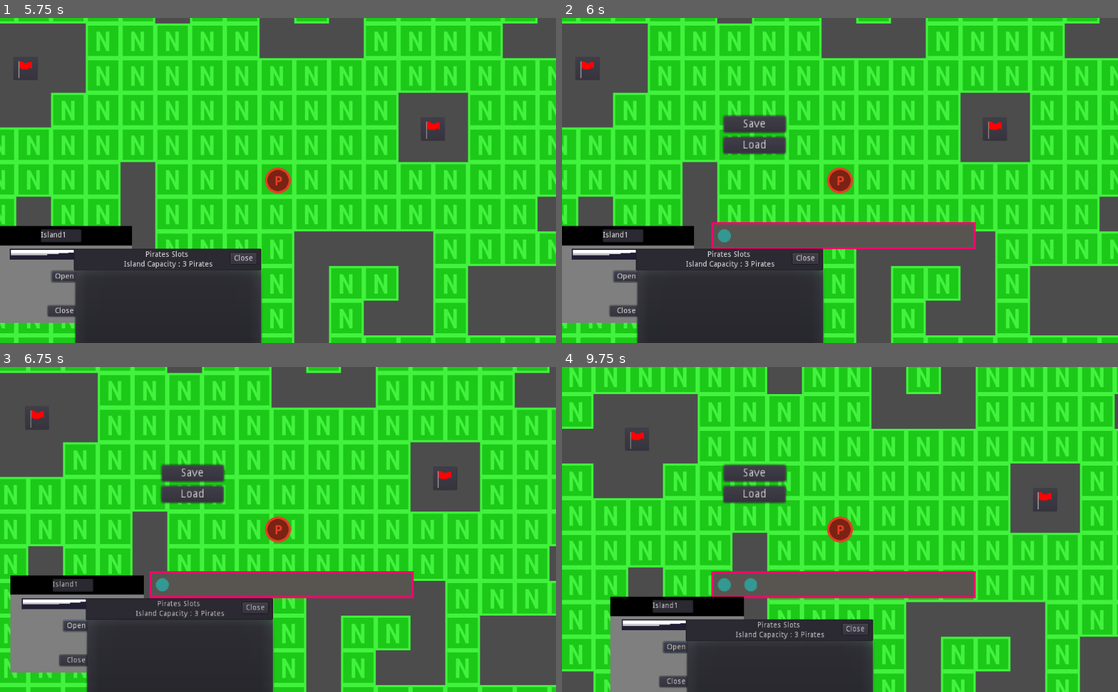
Above: before the commit, frames 1-4 (two rows, left to right).
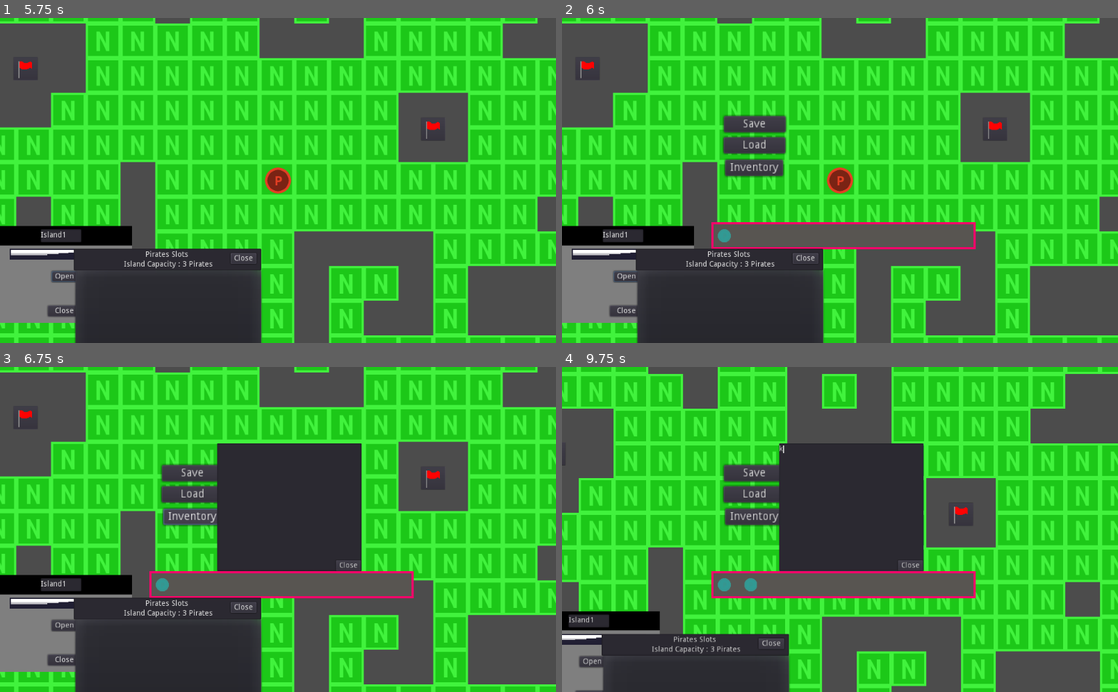
Above: after the commit, the same moments.

Repository: Escandiuzzi/PirateGodotProject
Game: Godot game, scene res://World.tscn
Same seed, same stepped clock (60 frames per second), same inputs: the game is played once before the commit and once after it.
Inputs (mouse positions are in pixels of both pictures, inside the frame that each line leads up to):
- Up to frame 1 (5.75 s): click (72, 268) at 0.52 s; click "Open" at 1.25 s; click (72, 268) at 2.02 s; click "Open" at 2.75 s; click (72, 268) at 3.52 s; click "Open" at 4.25 s; tap Enter at 5 s; move the mouse to (400, 164) at 5.02 s; hold K (key_k) from 5.03 s (still down)
- Up to frame 2 (6 s): tap Space at 5.75 s; move the mouse to (728, 196) at 5.77 s; release K (key_k) at 5.78 s; tap V (key_v) at 5.85 s
- Up to frame 3 (6.75 s): click (194, 516) at 6.5 s, where only the run after the commit has a clickable "Inventory"
- Up to frame 4 (9.75 s): click (756, 516) at 7.25 s, where only the run after the commit has a clickable "Inventory"; click (756, 516) at 8 s, where only the run after the commit has a clickable "Inventory"; tap Enter at 8.75 s; move the mouse to (895, 458) at 8.77 s; press the mouse at (895, 458) at 8.78 s; move the mouse to (812, 594) at 9.52 s; release the mouse at (812, 594) at 9.53 s; tap K (key_k) at 9.6 s

Frame 1 is identical in both runs. In frame 2, 0.6% of the frame differs, in the area x 29-40%, y 43-50%; in frame 3, 34%; in frame 4, 64%, in the area x 0-100%, y 0-100%.

Commit message:
Added inventory

Diff:
--- a/Island.gd
+++ b/Island.gd
@@ -1,6 +1,7 @@
 extends Node2D
 
 signal on_timer_change(time_left);
+signal send_player_reward(player_reward);
 
 export(int) var miningTime;
 export(int) var islandSize;
@@ -107,10 +108,10 @@
 
 func _on_CollectButton_pressed():
 	rewardMenu.hide();
+
 	pass # Replace with function body.
 
 func _getRewards():
-
 	var rewardN = randi() % 9 + 1;
 	for i in range(rewardN):
 		rewards.append(null);
@@ -134,4 +135,5 @@
 	for i in range(rewardN):
 		rewardText.text += rewards[i];
 		rewardText.text += "\n";
+	emit_signal("send_player_reward", rewards);
 	pass;
--- a/Island.tscn
+++ b/Island.tscn
@@ -19,6 +19,7 @@
 text = "Open"
 
 [node name="PopupMenu" type="PopupMenu" parent="."]
+editor/display_folded = true
 margin_right = 348.0
 margin_bottom = 206.0
 script = ExtResource( 2 )
@@ -177,6 +178,7 @@
 script = ExtResource( 4 )
 
 [node name="RewardMenu" type="PopupMenu" parent="."]
+editor/display_folded = true
 margin_left = 68.0
 margin_right = 306.0
 margin_bottom = 133.0
--- a/Player.gd
+++ b/Player.gd
@@ -12,6 +12,7 @@
 var path;
 var crewCount = 0;
 var crew = [];
+var inventory = [];
 
 var slot_positions = [
 Vector2(-450, 0),
@@ -147,8 +148,12 @@
 func _on_SaveButton_pressed():
 	_saveData();
 	pass;
-
-
 func _on_LoadButton_pressed():
 	_readData();
 	pass;
+func _on_Island_send_player_reward(player_reward):
+	inventory = player_reward;
+	pass ;
+func _get_inventory():
+	return inventory;
+	pass;
--- /dev/null
+++ b/TextEdit.gd
@@ -0,0 +1,31 @@
+extends TextEdit
+
+# Declare member variables here. Examples:
+# var a = 2
+# var b = "text"
+
+var player;
+
+# Called when the node enters the scene tree for the first time.
+func _ready():
+	player = get_tree().get_root().get_node("World/Player");
+	pass # Replace with function body.
+
+# Called every frame. 'delta' is the elapsed time since the previous frame.
+#func _process(delta):
+#	pass
+
+
+func _on_Button_pressed():
+	self.hide();
+	pass # Replace with function body.
+
+
+func _on_InventoryButton_pressed():
+	self.show();
+	var invent = player._get_inventory();
+
+	for i in range(invent.size()):
+		text += invent[i];
+		text += "\n";
+	pass # Replace with function body.
--- a/World.tscn
+++ b/World.tscn
@@ -1,19 +1,19 @@
-[gd_scene load_steps=12 format=2]
+[gd_scene load_steps=13 format=2]
 
 [ext_resource path="res://World.gd" type="Script" id=1]
 [ext_resource path="res://NavigationMap.tscn" type="PackedScene" id=2]
 [ext_resource path="res://Player.tscn" type="PackedScene" id=3]
 [ext_resource path="res://Sprite/placeholder.png" type="Texture" id=4]
-[ext_resource path="res://Flag.tscn" type="PackedScene" id=5]
-[ext_resource path="res://Sprite/back.png" type="Texture" id=6]
-[ext_resource path="res://Island.tscn" type="PackedScene" id=7]
-[ext_resource path="res://Sprite/mine_bar/layer_1.png" type="Texture" id=8]
-[ext_resource path="res://Sprite/mine_bar/layer_3.png" type="Texture" id=9]
-[ext_resource path="res://Sprite/mine_bar/layer_2.png" type="Texture" id=10]
-[ext_resource path="res://MineProgress.gd" type="Script" id=11]
+[ext_resource path="res://TextEdit.gd" type="Script" id=5]
+[ext_resource path="res://Flag.tscn" type="PackedScene" id=6]
+[ext_resource path="res://Sprite/back.png" type="Texture" id=7]
+[ext_resource path="res://Island.tscn" type="PackedScene" id=8]
+[ext_resource path="res://Sprite/mine_bar/layer_1.png" type="Texture" id=9]
+[ext_resource path="res://Sprite/mine_bar/layer_3.png" type="Texture" id=10]
+[ext_resource path="res://Sprite/mine_bar/layer_2.png" type="Texture" id=11]
+[ext_resource path="res://MineProgress.gd" type="Script" id=12]
 
 [node name="World" type="Node"]
-editor/display_folded = true
 script = ExtResource( 1 )
 
 [node name="Node2D" type="Node2D" parent="."]
@@ -51,22 +51,45 @@
 text = "Load"
 clip_text = true
 
+[node name="InventoryButton" type="Button" parent="Player/HUD"]
+margin_left = -446.872
+margin_top = -281.44
+margin_right = -373.872
+margin_bottom = -261.44
+rect_scale = Vector2( 3, 3 )
+text = "Inventory"
+
+[node name="TextEdit" type="TextEdit" parent="Player/HUD"]
+visible = false
+margin_left = -243.0
+margin_top = -523.0
+margin_right = 30.0
+margin_bottom = -287.0
+rect_scale = Vector2( 2, 2 )
+script = ExtResource( 5 )
+
+[node name="Button" type="Button" parent="Player/HUD/TextEdit"]
+margin_left = 225.07
+margin_top = 215.853
+margin_right = 272.07
+margin_bottom = 235.853
+text = "Close"
+
 [node name="Flags" type="Node" parent="."]
 editor/display_folded = true
 
-[node name="Flag" parent="Flags" instance=ExtResource( 5 )]
+[node name="Flag" parent="Flags" instance=ExtResource( 6 )]
 editor/display_folded = true
 position = Vector2( -342.047, 196.745 )
 
 [node name="IslandMenu" type="PopupMenu" parent="Flags/Flag"]
-editor/display_folded = true
 margin_right = 20.0
 margin_bottom = 20.0
 
 [node name="Sprite" type="Sprite" parent="Flags/Flag/IslandMenu"]
 position = Vector2( -15.6838, 10.7454 )
 scale = Vector2( 0.306874, 0.298523 )
-texture = ExtResource( 6 )
+texture = ExtResource( 7 )
 
 [node name="TextEdit" type="TextEdit" parent="Flags/Flag/IslandMenu"]
 margin_left = -61.0
@@ -82,12 +105,11 @@
 margin_bottom = 87.6717
 text = "Close"
 
-[node name="Island" parent="Flags/Flag/IslandMenu" instance=ExtResource( 7 )]
+[node name="Island" parent="Flags/Flag/IslandMenu" instance=ExtResource( 8 )]
 editor/display_folded = true
 position = Vector2( -40.9065, 4.41052 )
 
 [node name="PopupMenu" parent="Flags/Flag/IslandMenu/Island" index="2"]
-editor/display_folded = true
 path = "World/Flags/Flag"
 
 [node name="MineProgress" type="TextureProgress" parent="Flags/Flag/IslandMenu"]
@@ -253,14 +275,20 @@
 
 [connection signal="pressed" from="Player/HUD/SaveButton" to="Player" method="_on_SaveButton_pressed"]
 [connection signal="pressed" from="Player/HUD/LoadButton" to="Player" method="_on_LoadButton_pressed"]
+[connection signal="pressed" from="Player/HUD/InventoryButton" to="Player/HUD/TextEdit" method="_on_InventoryButton_pressed"]
+[connection signal="pressed" from="Player/HUD/TextEdit/Button" to="Player/HUD/TextEdit" method="_on_Button_pressed"]
 [connection signal="pressed" from="Flags/Flag/IslandMenu/Close" to="Flags/Flag" method="_on_Fechar_pressed"]
 [connection signal="on_timer_change" from="Flags/Flag/IslandMenu/Island" to="Flags/Flag/IslandMenu/MineProgress" method="_on_Island_on_timer_change"]
+[connection signal="send_player_reward" from="Flags/Flag/IslandMenu/Island" to="Player" method="_on_Island_send_player_reward"]
 [connection signal="pressed" from="Flags/Flag2/IslandMenu/Close" to="Flags/Flag2" method="_on_Fechar_pressed"]
 [connection signal="on_timer_change" from="Flags/Flag2/IslandMenu/Island" to="Flags/Flag2/IslandMenu/MineProgress" method="_on_Island_on_timer_change"]
+[connection signal="send_player_reward" from="Flags/Flag2/IslandMenu/Island" to="Player" method="_on_Island_send_player_reward"]
 [connection signal="pressed" from="Flags/Flag3/IslandMenu/Close" to="Flags/Flag3" method="_on_Fechar_pressed"]
 [connection signal="on_timer_change" from="Flags/Flag3/IslandMenu/Island" to="Flags/Flag3/IslandMenu/MineProgress" method="_on_Island_on_timer_change"]
+[connection signal="send_player_reward" from="Flags/Flag3/IslandMenu/Island" to="Player" method="_on_Island_send_player_reward"]
 [connection signal="pressed" from="Flags/Flag4/IslandMenu/Close" to="Flags/Flag4" method="_on_Fechar_pressed"]
 [connection signal="on_timer_change" from="Flags/Flag4/IslandMenu/Island" to="Flags/Flag4/IslandMenu/MineProgress" method="_on_Island_on_timer_change"]
+[connection signal="send_player_reward" from="Flags/Flag4/IslandMenu/Island" to="Player" method="_on_Island_send_player_reward"]
 
 [editable path="Flags/Flag"]
 
Not shown: 9 places in World.tscn that only renumber resources
